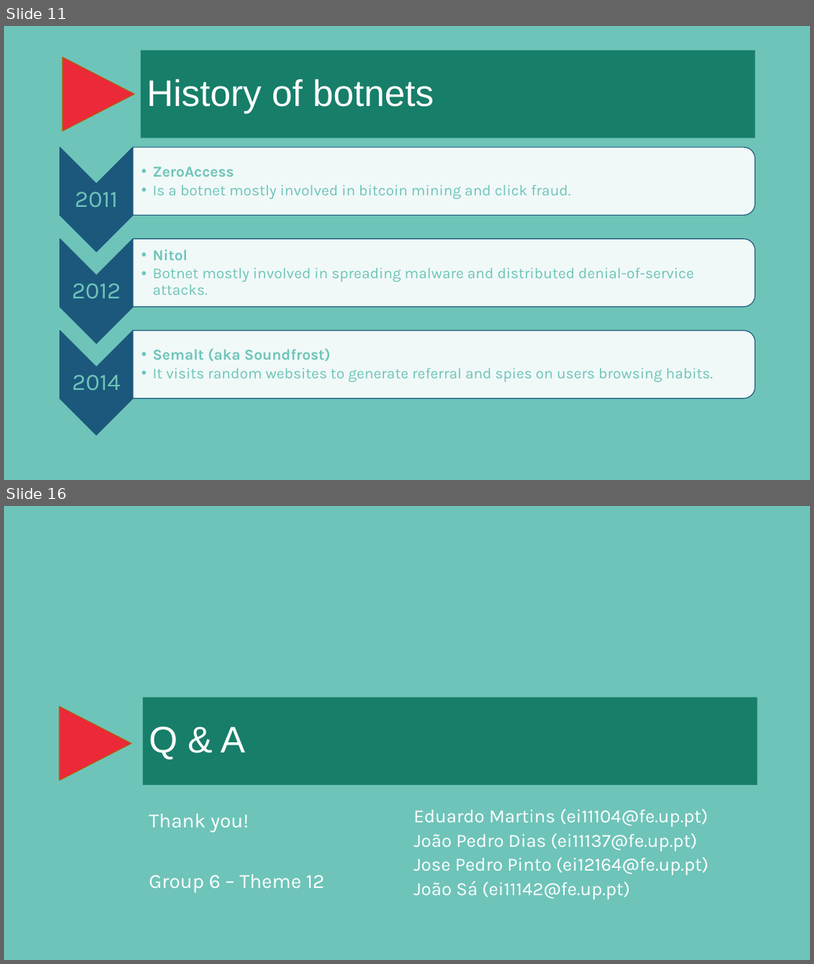
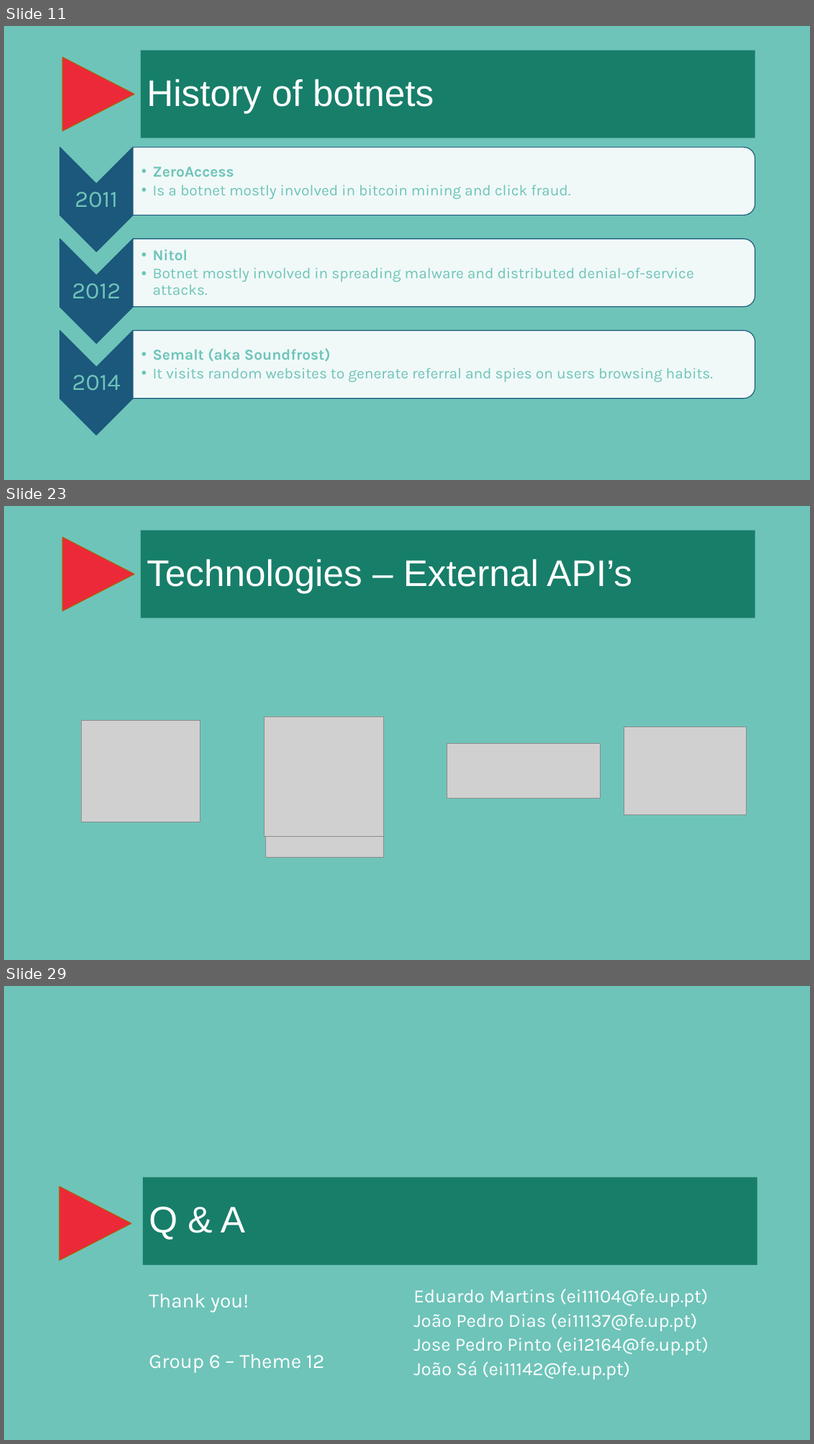
Before and after one commit to jpdias/botnet-lab, a slide deck: report/A hands-on approach on botnets.pptx. Shown one above the other, each under a label of ours: slides 11 and 16 before the commit, slides 11, 23 and 29 after it; the slides between them are not shown. The pictures are 814x964 and 814x1444 pixels, drawn with LibreOffice and Linux fonts; fonts in the diff are those of the drawing; grey boxes stand for pictures; background and template pictures are left out. Boxes give left, top, right and bottom in pixels: in the first picture for what was removed or moved away, otherwise in the second. Text is boxed around its words. In the diff, an @@ line names an element or a change of style, - is before the commit and + after.

```diff
--- a/report/A hands-on approach on botnets.pptx
+++ b/report/A hands-on approach on botnets.pptx
@@ slide 23 added at [4, 506, 810, 960], background #6EC4B9; not listed: 1 template element that a slide beside it also shows @@
@@ title added at [141, 530, 756, 618], fill #177E69, 44 pt, text #FFFFFF @@
+Technologies – External API’s
@@ picture added at [81, 720, 200, 821] @@
@@ picture added at [264, 716, 384, 836] @@
@@ picture added at [448, 743, 600, 798] @@
@@ picture added at [625, 727, 747, 815] @@
@@ picture added at [266, 836, 384, 857] @@
@@ what was slide 16 is now slide 29 @@
```
Also in this commit, not shown: 2 slides changed, 14 other slides added, 2 slides removed.
